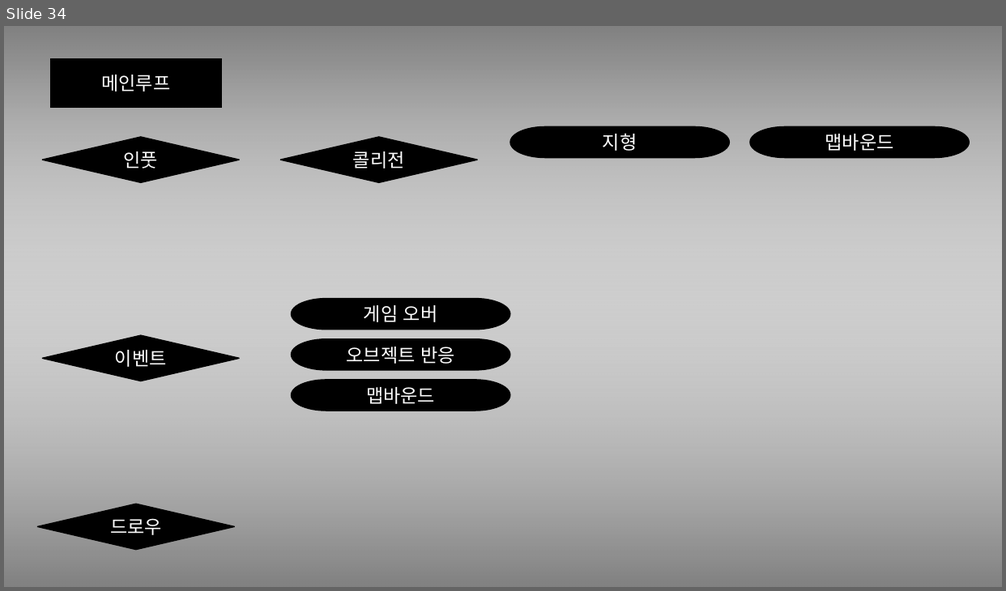
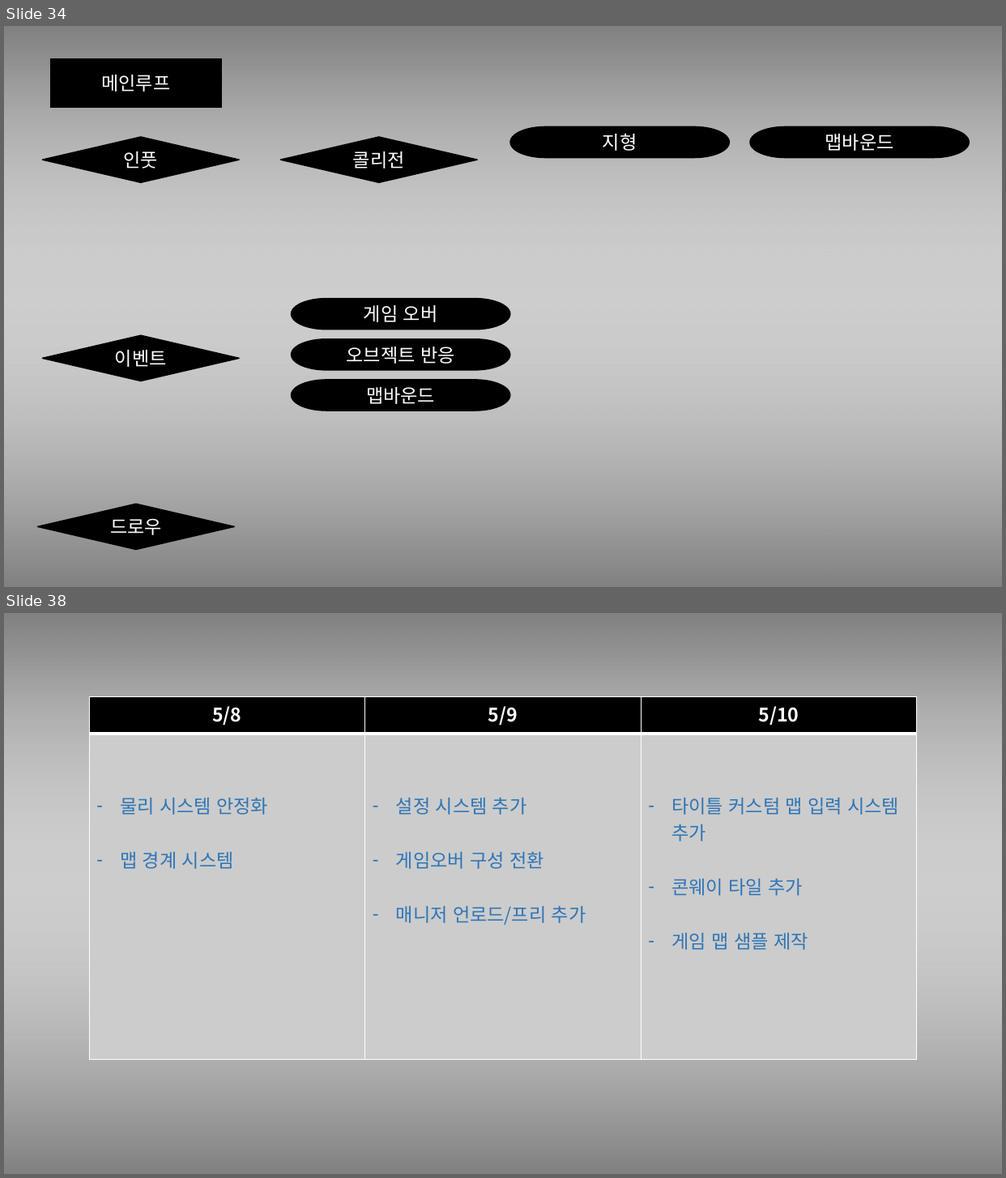
Before and after one commit to Niiok/inha_2021, a slide deck: Console_game/May7ppt.pptm. Shown one above the other, each under a label of ours: slide 34 before the commit, slides 34 and 38 after it; the slides between them are not shown. The pictures are 1006x591 and 1006x1178 pixels, drawn with LibreOffice and Linux fonts; fonts in the diff are those of the drawing. Boxes give left, top, right and bottom in pixels: in the first picture for what was removed or moved away, otherwise in the second. Text is boxed around its words. In the diff, an @@ line names an element or a change of style, - is before the commit and + after.

```diff
--- a/Console_game/May7ppt.pptm
+++ b/Console_game/May7ppt.pptm
@@ slide 38 added at [4, 613, 1002, 1174], background #FFFFFF @@
@@ rectangle added at [4, 613, 1002, 1144], fill gradient #000000 to #FFFFFF @@
@@ rectangle added at [4, 644, 1002, 1174], fill gradient #000000 to #FFFFFF @@
@@ table added at [89, 697, 918, 1060], 2 rows, 3 columns @@
+5/8 | 5/9 | 5/10
+물리 시스템 안정화 / 맵 경계 시스템 | 설정 시스템 추가 / 게임오버 구성 전환 / 매니저 언로드/프리 추가 | 타이틀 커스텀 맵 입력 시스템 추가 / 콘웨이 타일 추가 / 게임 맵 샘플 제작
```
Also in this commit, not shown: 9 slides changed, 1 other slide added, 1 slide removed, 8 other files.
